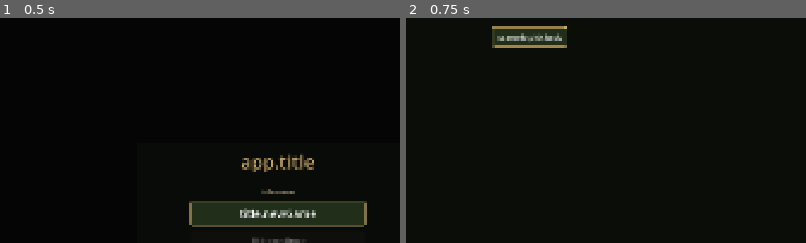
Above: before the commit, frames 1-2 (left to right).
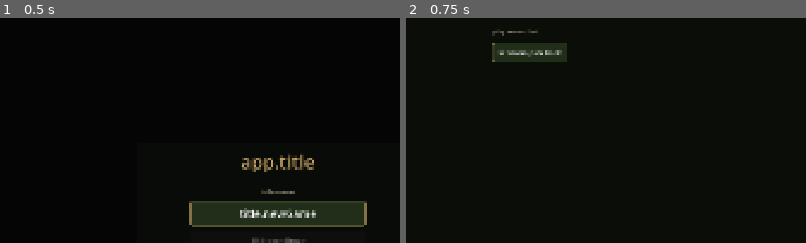
Above: after the commit, the same moments.

Repository: kino-6/black-stela
Game: Godot game, scene res://scenes/boot.tscn
Two runs of this game, one before a commit and one after it. Both use one fixed random seed, a clock stepped at 60 frames per second and the inputs below.
Inputs:
- Up to frame 1 (0.5 s): no input
- Up to frame 2 (0.75 s): click "title.newGame" at 0.5 s
The pictures show only the part of the screen within x 15-65%, y 32-82%; the shares and areas given below are measured in that part.

Frame 1 is identical in both runs. In frame 2, 2.8% of the frame differs, in the area x 21-41%, y 3-20%.

Commit message:
feat(scenario-picker): show the input legend + controller gate (IMP-048)
The scenario picker is the first real choice on a new run, but unlike the title
it named no controls — Esc already walked back (its _unhandled_input), yet
nothing said so. Adds the play.menuHint legend (↑↓ select / Enter confirm / Esc
back) below the cards.

verify_scenario_picker asserts the cursor lands on a card AND the legend renders
(the screen contract: a first screen must name select/confirm/back). Moves
scenario_picker.tscn from todo to covered in the controller registry; combat is
now the only todo left.

Co-Authored-By: Claude Opus 4.8 <noreply@anthropic.com>

Diff:
--- a/godot/gates/controller-registry.json
+++ b/godot/gates/controller-registry.json
@@ -7,7 +7,7 @@
     "town.tscn": { "status": "covered", "verify": "verify_town_controller.gd" },
     "boot.tscn": { "status": "exempt", "reason": "Transient loader — _ready prints the pack and calls SceneManager.goto(title). No player choice, nothing focusable." },
     "config.tscn": { "status": "exempt", "reason": "Not a reachable standalone route: settings render as a panel INSIDE title.tscn (covered by verify_front_controller's 設定 open/close check); nothing changes scene to config.tscn." },
-    "scenario_picker.tscn": { "status": "todo", "reason": "Reachable from title 新たな探索; an interactive world pick. No controller verify yet.", "imp": "IMP-001-controller-coverage" },
+    "scenario_picker.tscn": { "status": "covered", "verify": "verify_scenario_picker.gd" },
     "dungeon.tscn": { "status": "covered", "verify": "verify_dungeon_controller.gd" },
     "combat.tscn": { "status": "todo", "reason": "Command selection + targeting. Under Codex visual rework; no controller verify yet.", "imp": "IMP-024" }
   }
--- a/godot/scripts/scenario_picker.gd
+++ b/godot/scripts/scenario_picker.gd
@@ -67,6 +67,9 @@
 			first = card
 
 	root.add_child(UI.gap(12))
+	# The first real choice a player makes needs its controls named, the way the title does — Esc already
+	# walks back (see _unhandled_input) but nothing said so (playtest #26 / IMP-048).
+	root.add_child(UI.label(I18n.t("play.menuHint"), 15, UI.DIM))
 	var foot := UI.row()
 	var back := UI.button(I18n.t("scenario.pick.back"), func(): _on_back(), Vector2(180, 46), 17)
 	foot.add_child(back)
--- /dev/null
+++ b/godot/tests/verify_scenario_picker.gd
@@ -0,0 +1,41 @@
+extends SceneTree
+## Controller gate for the scenario picker — the FIRST real choice a player makes on a new run. It must
+## hand the cursor a card, and (screen contract, IMP-048) NAME its controls: select / confirm / back.
+## Cancel already resolves to 戻る (scenario_picker._unhandled_input). Moves scenario_picker.tscn from
+## todo to covered. Usage: godot --headless --path godot/ --script res://tests/verify_scenario_picker.gd
+
+const I18n := preload("res://scripts/i18n.gd")
+
+var _fail := 0
+
+func _initialize() -> void:
+	var picker := (load("res://scenes/scenario_picker.tscn") as PackedScene).instantiate()
+	get_root().add_child(picker)
+	for i in 8:
+		await process_frame
+
+	# A controller lands on a choosable card — never a dead screen.
+	var focused := get_root().gui_get_focus_owner()
+	_check(focused != null and focused is Button, "the cursor lands on a scenario card")
+
+	# The first screen names its controls, so a new player sees select / confirm / back.
+	_check(_tree_has_text(picker, I18n.t("play.menuHint")), "the input legend (select / confirm / back) is shown")
+
+	picker.free()
+	print("[scenario-picker] %s (%d failures)" % ["PASS" if _fail == 0 else "FAIL", _fail])
+	quit(_fail)
+
+func _tree_has_text(node: Node, needle: String) -> bool:
+	if node is Label and String((node as Label).text).find(needle) != -1:
+		return true
+	for c in node.get_children():
+		if _tree_has_text(c, needle):
+			return true
+	return false
+
+func _check(ok: bool, label: String) -> void:
+	if ok:
+		print("[scenario-picker] ok: %s" % label)
+	else:
+		push_error("[scenario-picker] FAIL: %s" % label)
+		_fail += 1
Not shown, changed: package.json
